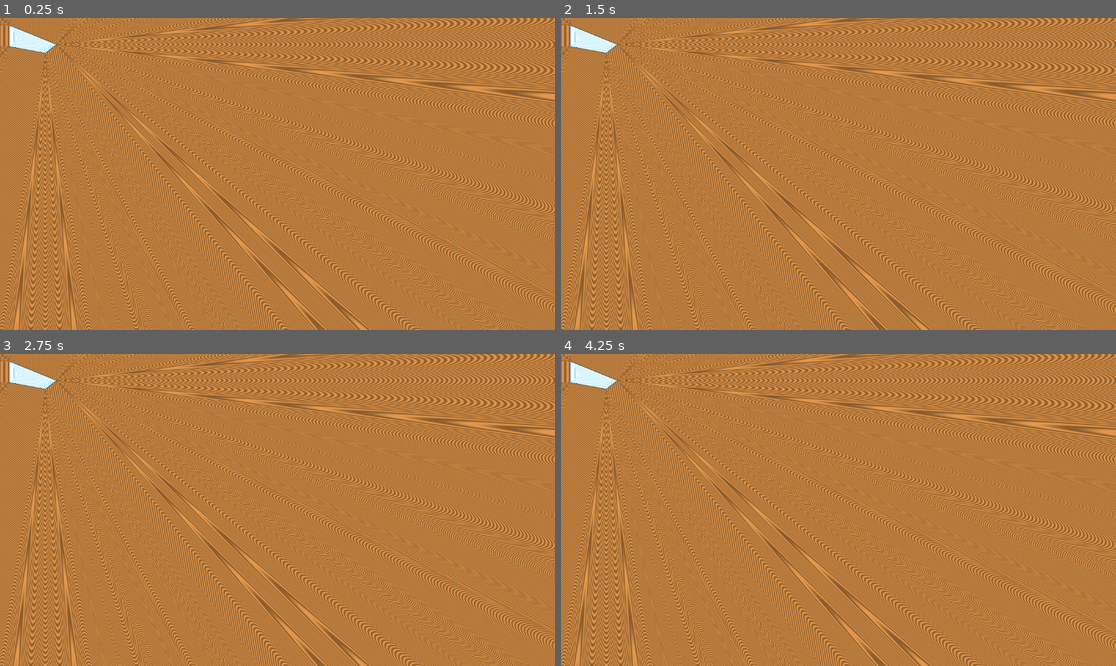
Above: before the commit, frames 1-4 (two rows, left to right).
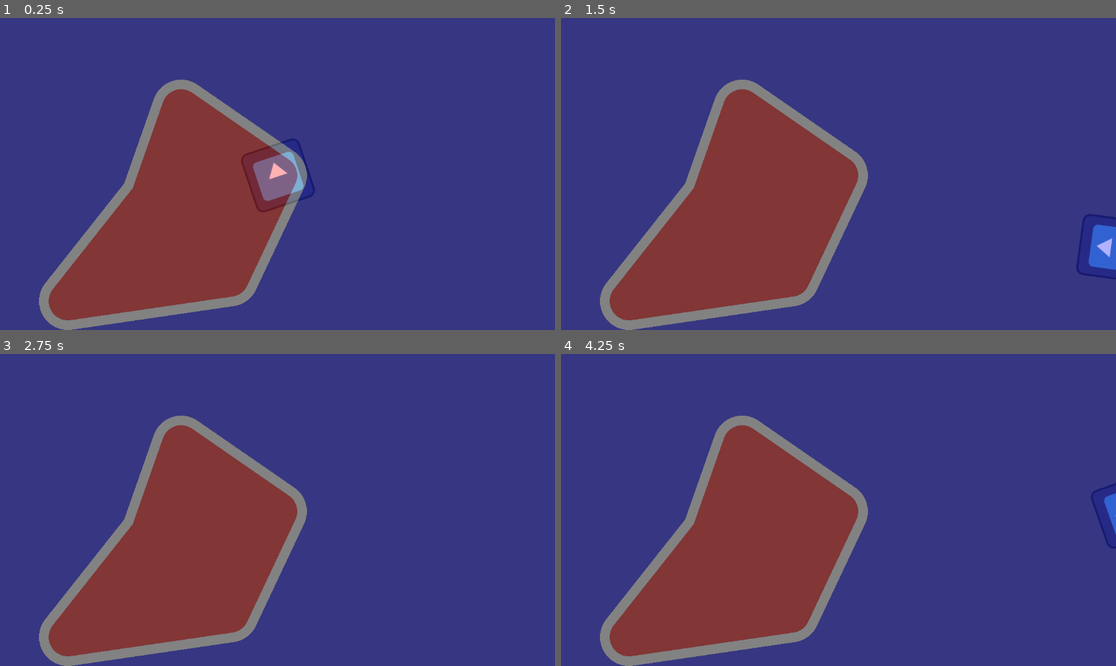
Above: after the commit, the same moments.

Repository: get-shwifty/ld54bis
Game: Godot game, scene res://logic/level/shader_test_scene.tscn
The game is run twice, just before and just after one commit, with the same random seed, the same clock (stepped at 60 frames per second) and the same inputs. This scene is started directly instead of the project's main scene. The engine's default icon, where the game draws it, is replaced by a stand-in: a white triangle on a blue panel in a dark square.
Inputs (mouse positions are in pixels of both pictures, inside the frame that each line leads up to):
- Up to frame 1 (0.25 s): no input
- Up to frame 2 (1.5 s): tap Enter at 0.5 s; move the mouse to (960, 158) at 0.52 s; hold D (game_right) 0.53-1.28 s; right-click (960, 158) at 0.6 s; move the mouse to (727, 189) at 1.27 s; hold S (game_down) from 1.28 s (still down); tap Space (game_kick) at 1.35 s
- Up to frame 3 (2.75 s): move the mouse to (333, 441) at 2.02 s; release S (game_down) at 2.03 s; hold D (game_right) from 2.03 s (still down); right-click (333, 441) at 2.1 s
- Up to frame 4 (4.25 s): tap Space (game_kick) at 2.75, 2.85 s; move the mouse to (810, 572) at 2.77 s; release D (game_right) at 2.78 s; hold W (game_up) 2.78-3.53 s; tap Enter at 3.5 s; move the mouse to (1005, 556) at 3.52 s; hold A (game_left) from 3.53 s (still down); right-click (1005, 556) at 3.6 s

The runs differ from the first frame. In frame 1, 100% of the frame differs, in the area x 0-100%, y 0-100%; in frame 2, 100%; in frame 3, 100%; in frame 4, 100%.
Error in both runs: Invalid call. Nonexistent function 'drop_post' in base 'Nil'. (res://logic/manager/GameManager.gd:19)

Commit message:
elastic thickness

Diff:
--- a/art/shaders/global_shader.gdshader
+++ b/art/shaders/global_shader.gdshader
@@ -11,13 +11,14 @@
 const int ELASTIC_MAX_POINTS = 30;
 uniform vec2 elastic_points[ELASTIC_MAX_POINTS];
 uniform int elastic_current_points_number;
+uniform float elastic_thickness = 10;
 
 
 void vertex(){
     world_position = (MODEL_MATRIX * vec4(VERTEX,0.0,1.0)).xy;
 }
 
-//This functions is adapted from Inigo Quilez work that can be found here https://iquilezles.org/articles/distfunctions/
+//The following two functions are adapted from Inigo Quilez work that can be found here https://iquilezles.org/articles/distfunctions/
 float sdPolygon( in vec2[ELASTIC_MAX_POINTS] v, in int current_max_points, in vec2 p )
 {
 	int array_size = min(current_max_points,ELASTIC_MAX_POINTS);
@@ -36,19 +37,31 @@
     return s*sqrt(d);
 }
 
+float opRound(in float d, in float r)
+{
+  return d - r;
+}
 
 void fragment() {
     vec3 c = textureLod(screen_texture, SCREEN_UV, 0.0).rgb;
 
-	float d = sdPolygon(elastic_points, elastic_current_points_number, world_position);
+	float d = opRound(sdPolygon(elastic_points, elastic_current_points_number, world_position), 50.0);
 
-
+	vec3 col = vec3(1.0);
+	if (d < - elastic_thickness)
+	{
+		col = vec3(1.0,0.0,0.0);
+	}
+	else if (d > elastic_thickness)
+	{
+		col = vec3(0.0,0.0,1.0);
+	}
 
 	//Inigo's pretty colors:
-    vec3 col = vec3(1.0) - sign(d)*vec3(0.1,0.4,0.7);
-    col *= 1.0 - exp(-3.0*abs(d));
-    col *= 0.8 + 0.2*cos(120.0*d);
-    col = mix( col, vec3(1.0), 1.0-smoothstep(0.0,0.015,abs(d)) );
+//    vec3 col = vec3(1.0) - sign(d)*vec3(0.1,0.4,0.7);
+//    col *= 1.0 - exp(-3.0*abs(d));
+//    col *= 0.8 + 0.2*cos(120.0*d);
+//    col = mix( col, vec3(1.0), 1.0-smoothstep(0.0,0.015,abs(d)) );
 
-    COLOR.rgb = col;
+    COLOR.rgb = mix(col, c, 0.7);
 }
--- a/logic/level/shader_test_scene.tscn
+++ b/logic/level/shader_test_scene.tscn
@@ -16,20 +16,23 @@
 
 [node name="ShaderRenderer" type="Sprite2D" parent="."]
 material = ExtResource("1_8oqq4")
-position = Vector2(1394, -235.5)
+position = Vector2(1189, -149)
 scale = Vector2(22.0742, 9.14258)
 texture = SubResource("NoiseTexture2D_nvbwg")
 
 [node name="points" type="Node2D" parent="."]
 
 [node name="point1" type="Node2D" parent="points"]
-position = Vector2(19, 59)
+position = Vector2(141, 588)
 
 [node name="point2" type="Node2D" parent="points"]
-position = Vector2(94, 73)
+position = Vector2(477, 539)
 
 [node name="point3" type="Node2D" parent="points"]
-position = Vector2(117, 55)
+position = Vector2(577, 327)
 
 [node name="point4" type="Node2D" parent="points"]
-position = Vector2(19, 15)
+position = Vector2(376, 188)
+
+[node name="point5" type="Node2D" parent="points"]
+position = Vector2(311, 373)
